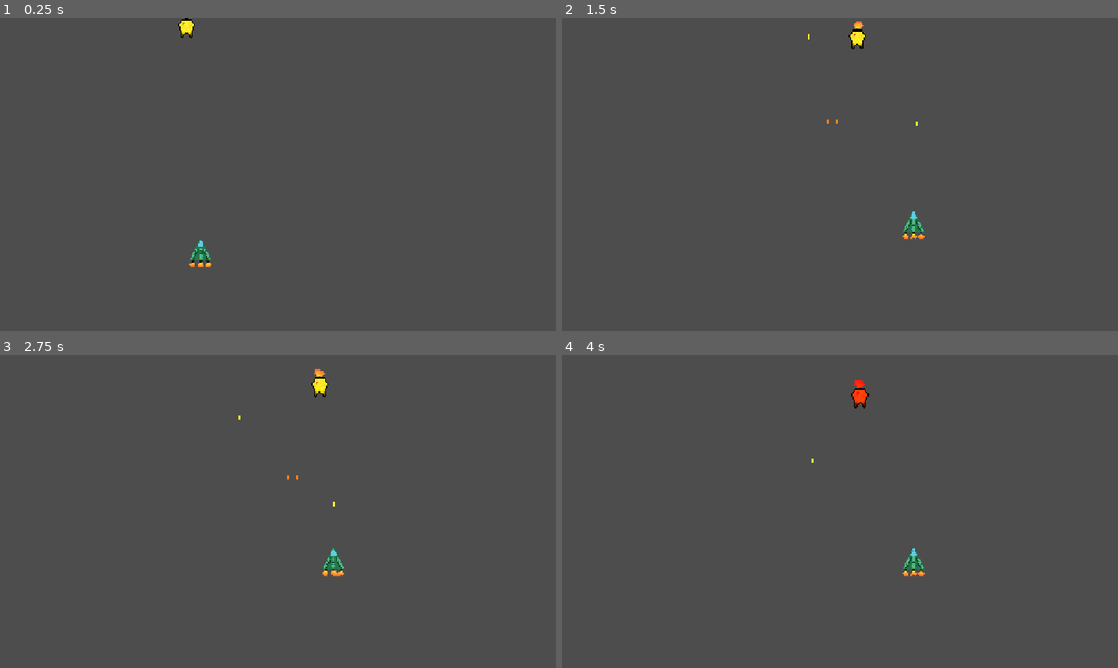
Above: before the commit, frames 1-4 (two rows, left to right).
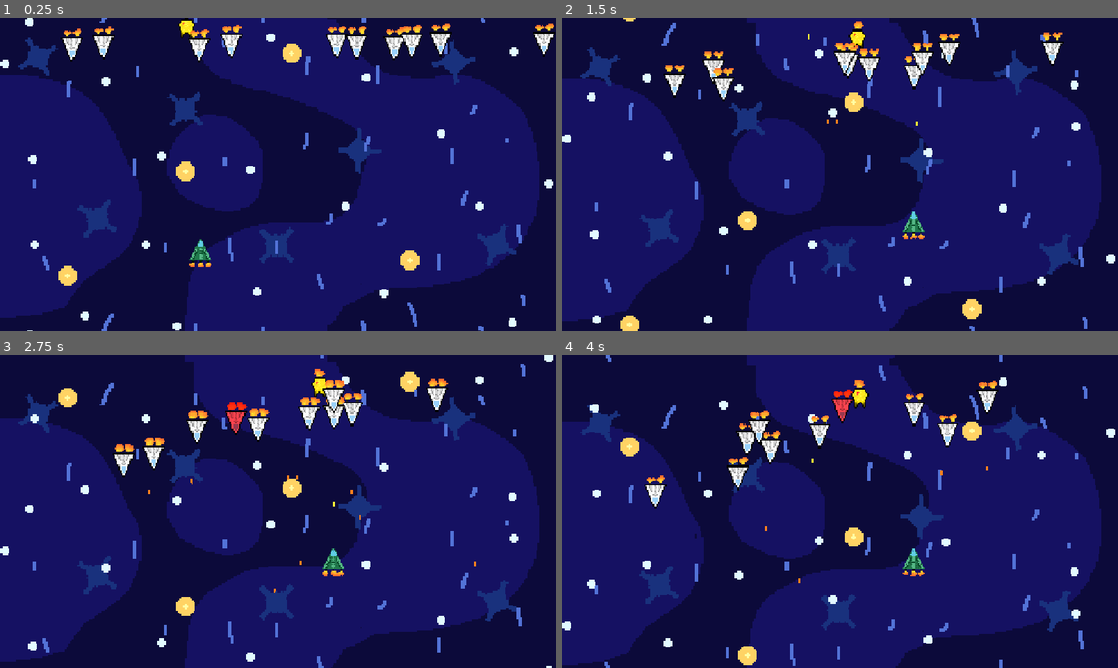
Above: after the commit, the same moments.

Repository: andreyka101/game_project_1
Game: Godot game, scene res://ALL_scenes/level/level.tscn
The game is run twice, just before and just after one commit, with the same random seed, the same clock (stepped at 60 frames per second) and the same inputs.
Inputs (mouse positions are in pixels of both pictures, inside the frame that each line leads up to):
- Up to frame 1 (0.25 s): no input
- Up to frame 2 (1.5 s): move the mouse to (962, 158) at 0.52 s; tap Space (attack) at 0.6, 1.35 s; move the mouse to (728, 190) at 1.27 s
- Up to frame 3 (2.75 s): move the mouse to (333, 442) at 2.02 s; tap Space (attack) at 2.1 s
- Up to frame 4 (4 s): move the mouse to (812, 574) at 2.77 s; tap Space (attack) at 2.85, 3.6 s; move the mouse to (1006, 558) at 3.52 s

The runs differ from the first frame. In frame 1, 100% of the frame differs, in the area x 0-100%, y 0-100%; in frame 2, 100%; in frame 3, 100%; in frame 4, 100%.

Commit message:
efeffeeffe

Diff:
--- a/ALL_scenes/drone_2/drone_2.gd
+++ b/ALL_scenes/drone_2/drone_2.gd
@@ -6,7 +6,7 @@
 @onready var marker_RIGHT:Marker2D = $Marker2D_RIGHT
 @onready var marker_LEFT:Marker2D = $Marker2D_LEFT
 @onready var level = $".."
-var hp = 300
+var hp = 100
 @onready var sprite2D:AnimatedSprite2D = $"AnimatedSprite2D"
 
 var distance_from_player_X = null
--- a/ALL_scenes/level/level.gd
+++ b/ALL_scenes/level/level.gd
@@ -3,7 +3,7 @@
 
 
 
-#func _ready() -> void:
+func _ready() -> void:
 
 	# тип врага 1 - метеорит
 	#var meteorite_scene = load("res://ALL_scenes/meteorite/meteorite.tscn")
@@ -17,13 +17,13 @@
 
 
 	# тип врага 2 - белый корабль
-	#var enemyShip_1_scene = load("res://ALL_scenes/enemyShip_1/enemy_ship_1.tscn")
-	#for i in range(10):
-		## создаём корабли в случайных координатах по x
-		#var enemyShip_1:Area2D = enemyShip_1_scene.instantiate()
-		## enemyShip_1.position = Vector2(randi_range(-200,1580),50)
-		#enemyShip_1.position = Vector2(randi_range(0,1380),50)
-		#add_child(enemyShip_1)
+	var enemyShip_1_scene = load("res://ALL_scenes/enemyShip_1/enemy_ship_1.tscn")
+	for i in range(10):
+		# создаём корабли в случайных координатах по x
+		var enemyShip_1:Area2D = enemyShip_1_scene.instantiate()
+		# enemyShip_1.position = Vector2(randi_range(-200,1580),50)
+		enemyShip_1.position = Vector2(randi_range(0,1380),50)
+		add_child(enemyShip_1)
 
 
 
--- a/ALL_scenes/level/level.tscn
+++ b/ALL_scenes/level/level.tscn
@@ -1,11 +1,17 @@
-[gd_scene load_steps=4 format=3 uid="uid://bdw3xl8387e4f"]
+[gd_scene load_steps=5 format=3 uid="uid://bdw3xl8387e4f"]
 
 [ext_resource type="Script" uid="uid://dod02wyv88h72" path="res://ALL_scenes/level/level.gd" id="1_r62w2"]
+[ext_resource type="PackedScene" uid="uid://cwalhxdtsnydh" path="res://ALL_scenes/parallaxBackground_var_1/parallax_background_var_1.tscn" id="2_33107"]
 [ext_resource type="PackedScene" uid="uid://cwrkixbbjesk6" path="res://ALL_scenes/galaxy_ship/galaxy_ship.tscn" id="2_ekf4v"]
 [ext_resource type="PackedScene" uid="uid://d075b0bi77exp" path="res://ALL_scenes/drone_2/drone_2.tscn" id="4_1d1fn"]
 
 [node name="Level" type="Node2D"]
 script = ExtResource("1_r62w2")
+
+[node name="ParallaxBackground_var_1" parent="." instance=ExtResource("2_33107")]
+offset = Vector2(641, 360)
+scale = Vector2(4, 4)
+transform = Transform2D(4, 0, 0, 4, 641, 360)
 
 [node name="Galaxy_ship" parent="." instance=ExtResource("2_ekf4v")]
 position = Vector2(373, 630)
--- /dev/null
+++ b/ALL_scenes/parallaxBackground_var_1/parallax_background_var_1.gd
@@ -0,0 +1,7 @@
+extends ParallaxBackground
+
+
+
+var speed = 15
+func _process(delta: float):
+	scroll_offset.y += speed * delta
--- /dev/null
+++ b/ALL_scenes/parallaxBackground_var_1/parallax_background_var_1.tscn
@@ -0,0 +1,46 @@
+[gd_scene load_steps=7 format=3 uid="uid://cwalhxdtsnydh"]
+
+[ext_resource type="Texture2D" uid="uid://dwchpicdfqh6n" path="res://photo/parallax background var 1/parallax background 5.png" id="1_dp57v"]
+[ext_resource type="Script" uid="uid://0l62ytrgsqtl" path="res://ALL_scenes/parallaxBackground_var_1/parallax_background_var_1.gd" id="1_pxx41"]
+[ext_resource type="Texture2D" uid="uid://bo2x1uoin55v4" path="res://photo/parallax background var 1/parallax background 4.png" id="2_pxx41"]
+[ext_resource type="Texture2D" uid="uid://dxdxrqobir3pq" path="res://photo/parallax background var 1/parallax background 3.png" id="3_0pk6x"]
+[ext_resource type="Texture2D" uid="uid://hxavil8dt0s2" path="res://photo/parallax background var 1/parallax background 2.png" id="4_qr523"]
+[ext_resource type="Texture2D" uid="uid://cr3ywdl3c6ics" path="res://photo/parallax background var 1/parallax background 1.png" id="5_q1n8y"]
+
+[node name="ParallaxBackground_var_1" type="ParallaxBackground"]
+script = ExtResource("1_pxx41")
+
+[node name="ParallaxLayer" type="ParallaxLayer" parent="."]
+motion_scale = Vector2(0.1, 0.1)
+motion_mirroring = Vector2(0, 180)
+
+[node name="Sprite2D" type="Sprite2D" parent="ParallaxLayer"]
+texture = ExtResource("1_dp57v")
+
+[node name="ParallaxLayer2" type="ParallaxLayer" parent="."]
+motion_scale = Vector2(0.3, 0.3)
+motion_mirroring = Vector2(0, 180)
+
+[node name="Sprite2D" type="Sprite2D" parent="ParallaxLayer2"]
+texture = ExtResource("2_pxx41")
+
+[node name="ParallaxLayer3" type="ParallaxLayer" parent="."]
+motion_scale = Vector2(0.7, 0.7)
+motion_mirroring = Vector2(0, 180)
+
+[node name="Sprite2D" type="Sprite2D" parent="ParallaxLayer3"]
+texture = ExtResource("3_0pk6x")
+
+[node name="ParallaxLayer4" type="ParallaxLayer" parent="."]
+motion_scale = Vector2(1.5, 1.5)
+motion_mirroring = Vector2(0, 180)
+
+[node name="Sprite2D" type="Sprite2D" parent="ParallaxLayer4"]
+texture = ExtResource("4_qr523")
+
+[node name="ParallaxLayer5" type="ParallaxLayer" parent="."]
+motion_scale = Vector2(2.3, 2.3)
+motion_mirroring = Vector2(0, 180)
+
+[node name="Sprite2D" type="Sprite2D" parent="ParallaxLayer5"]
+texture = ExtResource("5_q1n8y")
Not shown, added: ALL_scenes/parallaxBackground_var_1/parallax_background_var_1.gd.uid
Binary file added: photo/parallax background var 1/parallax background 1.png
Not shown, added: photo/parallax background var 1/parallax background 1.png.import
Binary file added: photo/parallax background var 1/parallax background 2.png
Not shown, added: photo/parallax background var 1/parallax background 2.png.import
Binary file added: photo/parallax background var 1/parallax background 3.png
Not shown, added: photo/parallax background var 1/parallax background 3.png.import
Binary file added: photo/parallax background var 1/parallax background 4.png
Not shown, added: photo/parallax background var 1/parallax background 4.png.import
Binary file added: photo/parallax background var 1/parallax background 5.png
Not shown, added: photo/parallax background var 1/parallax background 5.png.import
